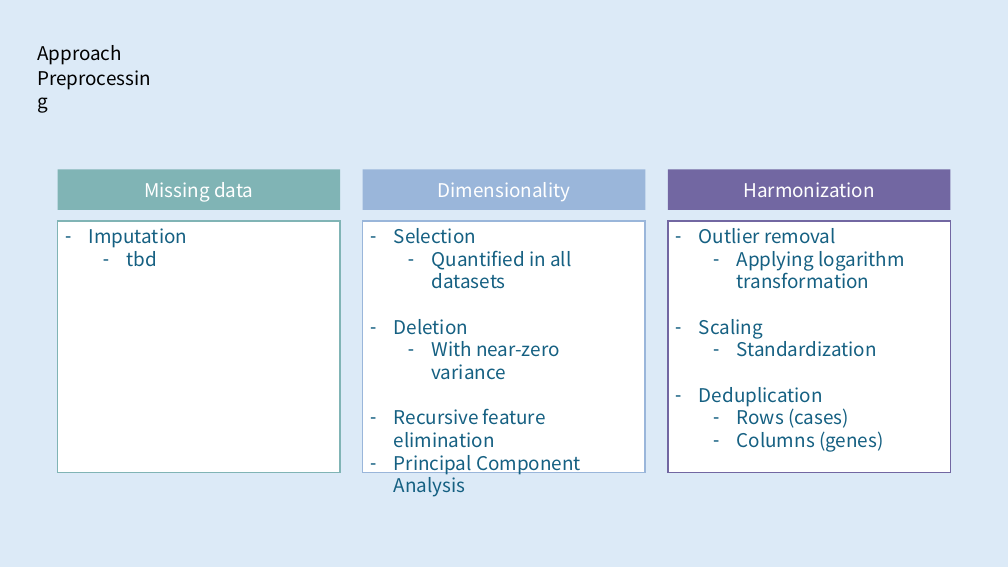
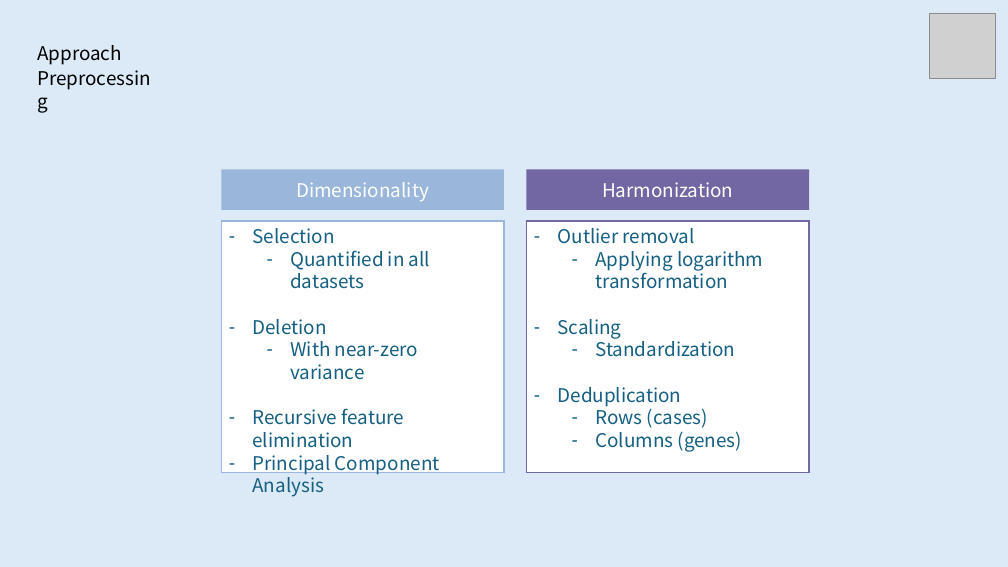
Before and after one commit to rhlt/tnbc, a slide deck: slide 8 of CapstoneProject_FinalPresentation.pptx (slide 11 before the commit). Drawn at 1008x567 pixels with LibreOffice and Linux fonts; fonts in the diff are those of the drawing; grey boxes stand for pictures. Boxes give left, top, right and bottom in pixels: in the first picture for what was removed or moved away, otherwise in the second. Text is boxed around its words. In the diff, an @@ line names an element or a change of style, - is before the commit and + after.

```diff
--- a/CapstoneProject_FinalPresentation.pptx
+++ b/CapstoneProject_FinalPresentation.pptx
@@ picture added at (930, 13, 996, 79) @@
@@ rectangle removed at (57, 169, 340, 210) @@
-Missing data
@@ rectangle removed at (57, 221, 340, 473) @@
-– Imputation
-  – tbd
@@ 4 rectangles: place and size @@
-4 rectangles at (363, 169, 951, 473)
+4 rectangles at (222, 169, 809, 473)
```
Also in this commit, not shown: 10 other slides changed, 6 slides added, 8 slides removed, 18 other files.
